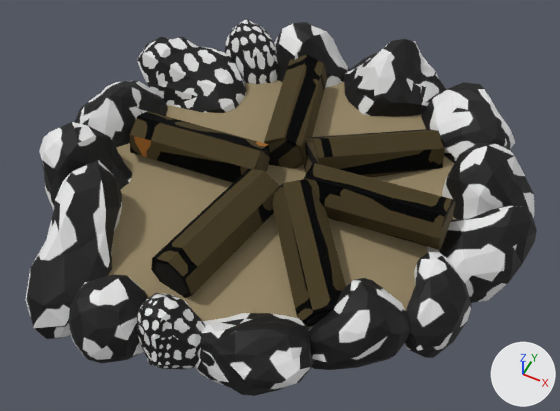
The OBJ model assets/models/campfire/campfire.obj as it was, and as the next commit left it.
Camera for both pictures: a camera (50 mm lens) standing at (1.78, -3.51, 4.19) and looking at (0.05, -0.06, -0.12). Arrows for +X, +Y and +Z are at lower right; the lights stay in place. Where no turn or scale is listed for an object, it has been applied to the vertices. Vertices at the same position are counted once.

In view in the first picture: 'ground_Circle', 'rock.008', 'tree_log_Cylinder'.
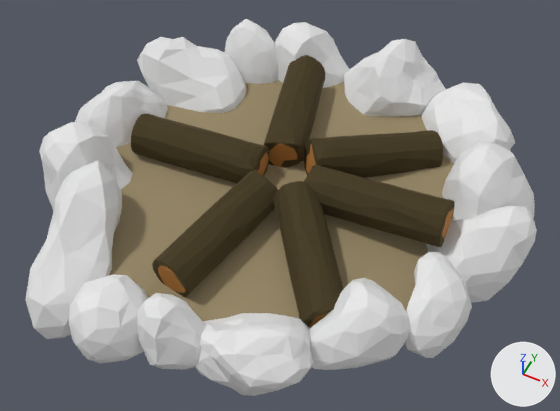
What differs and where, as boxes [x1, y1, x2, y2] in the pictures (560 x 411 px; the box of a moved part takes in the faces that stretch with it):
'tree_log_Cylinder', reshaped: before [130, 55, 455, 327]; after [131, 55, 455, 327]
part 1 of me_rock_008, moved or reshaped: [195, 313, 314, 396] in both
part 2 of me_rock_008, surface changed (black to white): [25, 19, 537, 370] in both
part 3 of me_tree_log_cylinder, built on: before [130, 55, 455, 326]; after [131, 55, 455, 327]

Patch to the scene script:
```diff
--- a/assets/models/campfire/campfire.obj.py
+++ b/assets/models/campfire/campfire.obj.py
@@ me_rock_008 @@
 me_rock_008.from_pydata(...)  # 1339 vertices, 2572 faces; spans x -1.83..1.83, y -1.79..1.88, z -0.49..0.45
 # used by ob_rock_008; location = (0.0, 0.0, 0.0)
+# me_rock_008 part 1
+# 226 faces are deleted
+# 226 new faces join them
+# me_rock_008 part 2: 2568 kept faces spanning x -1.83..1.83, y -1.79..1.88, z -0.49..0.45 get new texture (UV) coordinates
 me_rock_008.materials.append(mat_rock)
@@ me_tree_log_cylinder @@
 # used by ob_tree_log_cylinder; location = (0.0, 0.0, 0.0)
-me_tree_log_cylinder.from_pydata(...)  # 168 vertices, 312 faces; spans x -1.15..1.29, y -1.17..1.21, z -0.16..0.42
+me_tree_log_cylinder.from_pydata(...)  # 1370 vertices, 1356 faces; spans x -1.15..1.28, y -1.18..1.21, z -0.15..0.42
+# me_tree_log_cylinder part 3: 8 vertices moved from x -1.15..1.0, y -1.14..0.79, z -0.04..0.28 to x -1.14..0.98, y -1.14..0.81, z -0.02..0.28; 103 vertices removed from x -1.15..1.29, y -1.17..1.21, z -0.16..0.42; 1305 vertices added at x -1.15..1.28, y -1.18..1.21, z -0.15..0.42
 me_tree_log_cylinder.materials.append(mat_tree_log_end)
```
